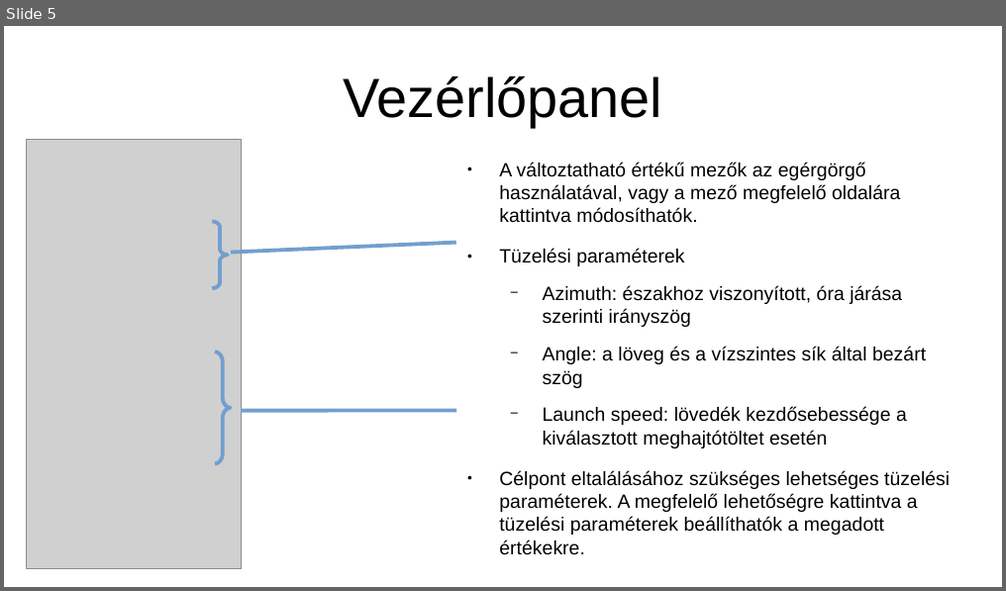
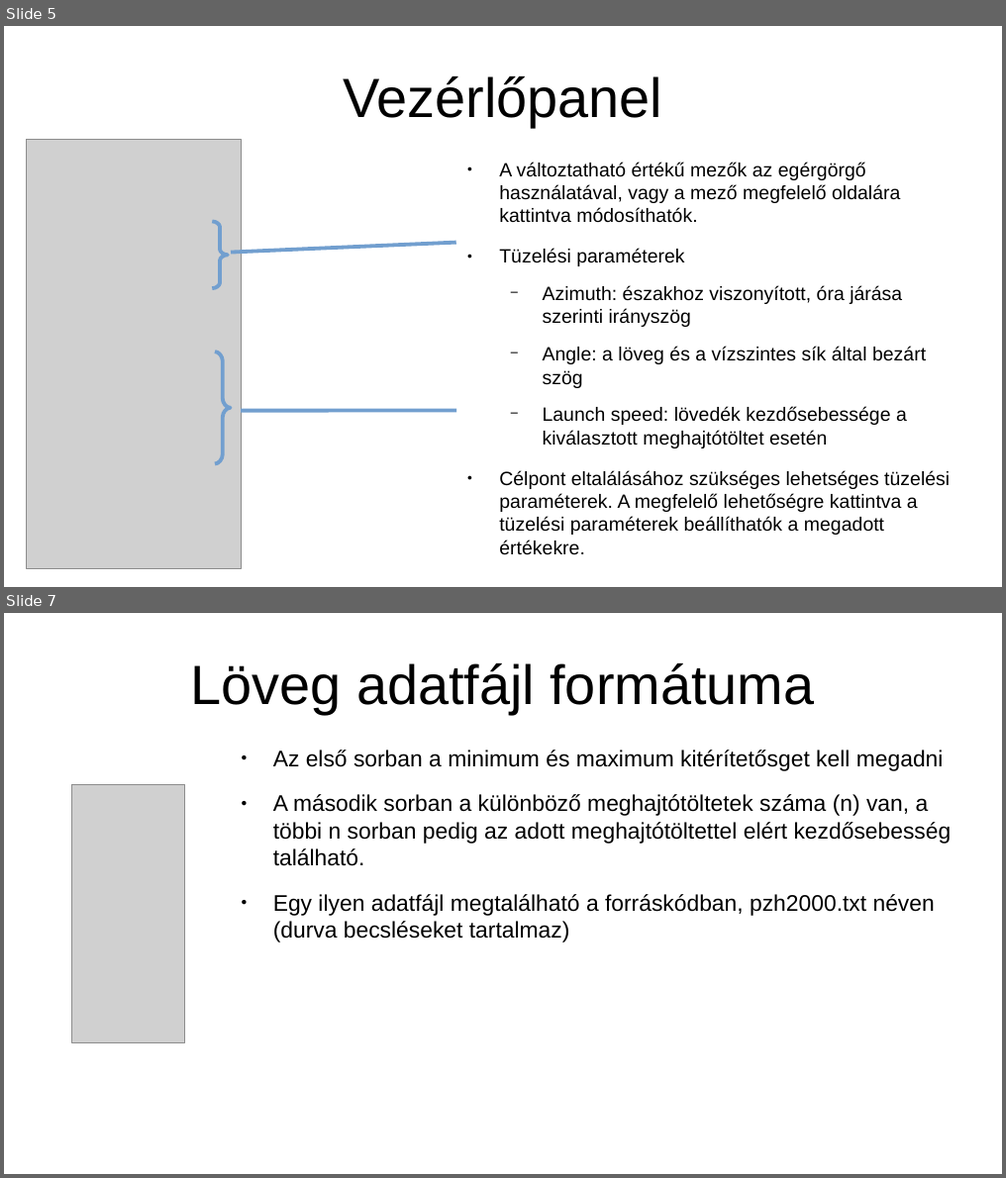
Before and after one commit to marton200472/TrajectoryCalculator, a slide deck: felh_dok.odp. Shown one above the other, each under a label of ours: slide 5 before the commit, slides 5 and 7 after it; the slides between them are not shown. The pictures are 1006x591 and 1006x1178 pixels, drawn with LibreOffice and Linux fonts; fonts in the diff are those of the drawing; grey boxes stand for pictures. Boxes give left, top, right and bottom in pixels: in the first picture for what was removed or moved away, otherwise in the second. Text is boxed around its words. In the diff, an @@ line names an element or a change of style, - is before the commit and + after.

```diff
--- a/felh_dok.odp
+++ b/felh_dok.odp
@@ slide 7 added at box(4, 613, 1002, 1174), background #FFFFFF @@
@@ title added at box(190, 663, 814, 714), 44 pt, text #000000 @@
+Löveg adatfájl formátuma
@@ text added at box(273, 750, 951, 943), 18 pt, text #000000 @@
+● Az első sorban a minimum és maximum kitérítetősget kell megadni
+● A második sorban a különböző meghajtótöltetek száma (n) van, a többi n sorban pedig az adott meghajtótöltettel elért kezdősebesség található.
+● Egy ilyen adatfájl megtalálható a forráskódban, pzh2000.txt néven (durva becsléseket tartalmaz)
@@ picture added at box(72, 784, 185, 1043) @@
```
Also in this commit, not shown: 1 slide changed, 1 other slide added, 28 other files.
